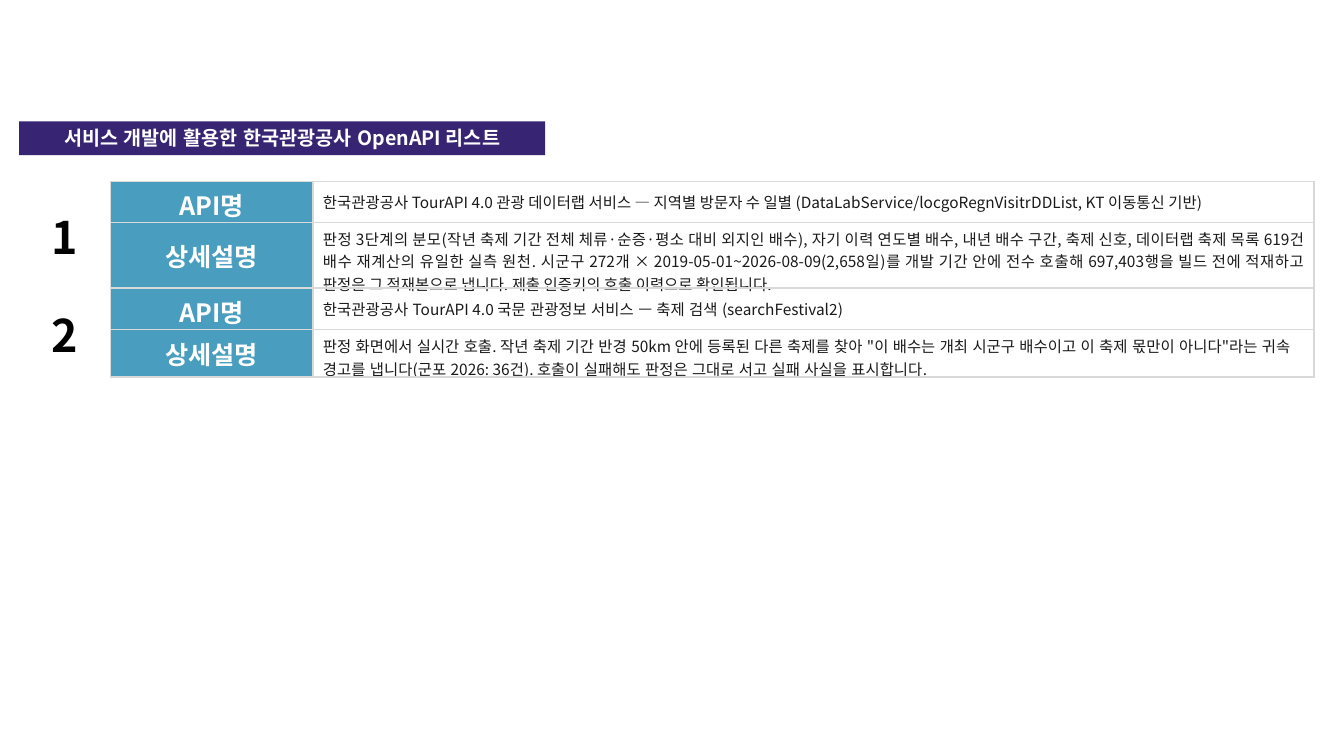
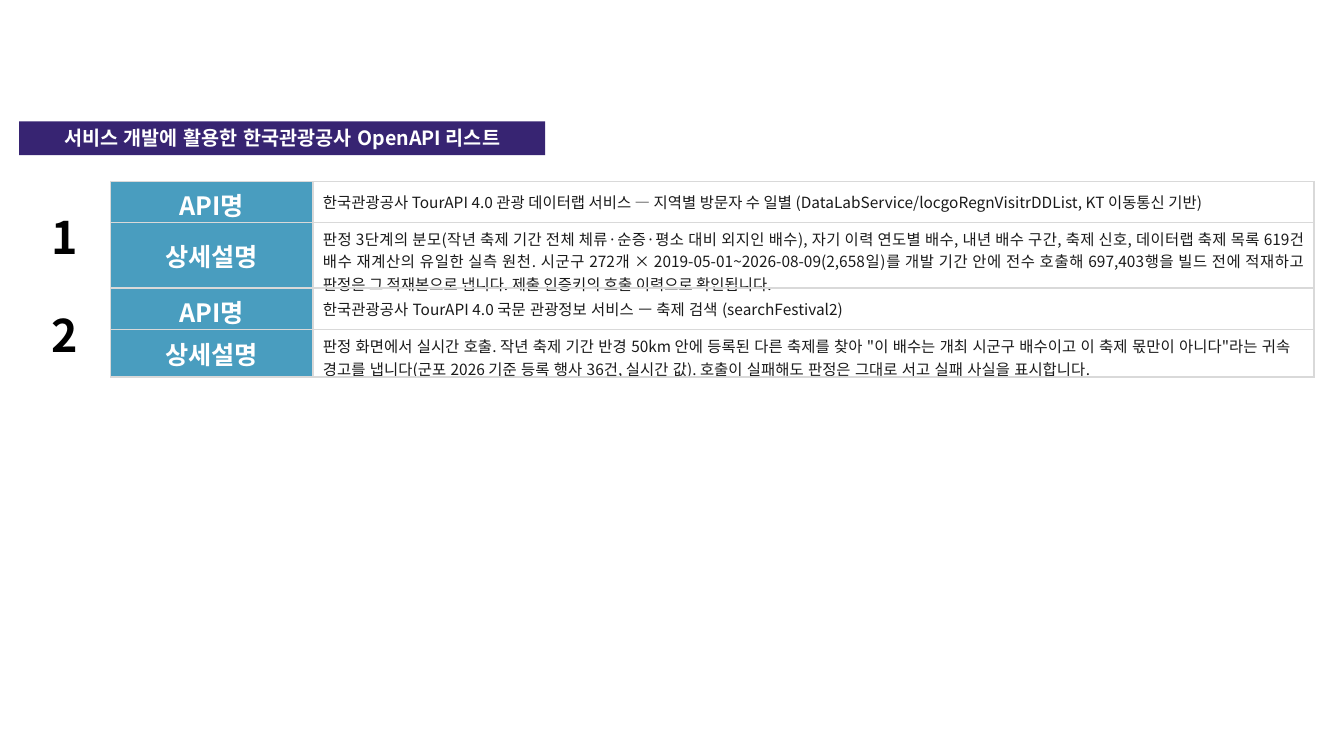
Before and after one commit to jangjunyong/oneshot-mvp, a slide deck: slide 10 of docs/제출양식/기능설명서_기획안팩트체크_작성본.pptx. Drawn at 1344x756 pixels with LibreOffice and Linux fonts; fonts in the diff are those of the drawing; background and template pictures are left out. Boxes give left, top, right and bottom in pixels: in the first picture for what was removed or moved away, otherwise in the second. Text is boxed around its words. In the diff, an @@ line names an element or a change of style, - is before the commit and + after.

```diff
--- a/docs/제출양식/기능설명서_기획안팩트체크_작성본.pptx
+++ b/docs/제출양식/기능설명서_기획안팩트체크_작성본.pptx
@@ table at box(19, 181, 1315, 599) @@
@@ row 4, column 3: "판정 화면에서 실시간 호출. 작년 축제 기간 반경 50km 안에 등록된 다른 축제를 찾아 "이 배수는 개최 시군구 배수이고 이 축제 몫만이 아니다"라는 귀속 경고를 냅니다(군포 2026: 36건). 호출이 실패해도 판정은 그대로 서고 실패 사실을 표시합니다." to "판정 화면에서 실시간 호출. 작년 축제 기간 반경 50km 안에 등록된 다른 축제를 찾아 "이 배수는 개최 시군구 배수이고 이 축제 몫만이 아니다"라는 귀속 경고를 냅니다(군포 2026 기준 등록 행사 36건, 실시간 값). 호출이 실패해도 판정은 그대로 서고 실패 사실을 표시합니다." @@
```
Also in this commit, not shown: 7 other slides changed, 32 other files.
